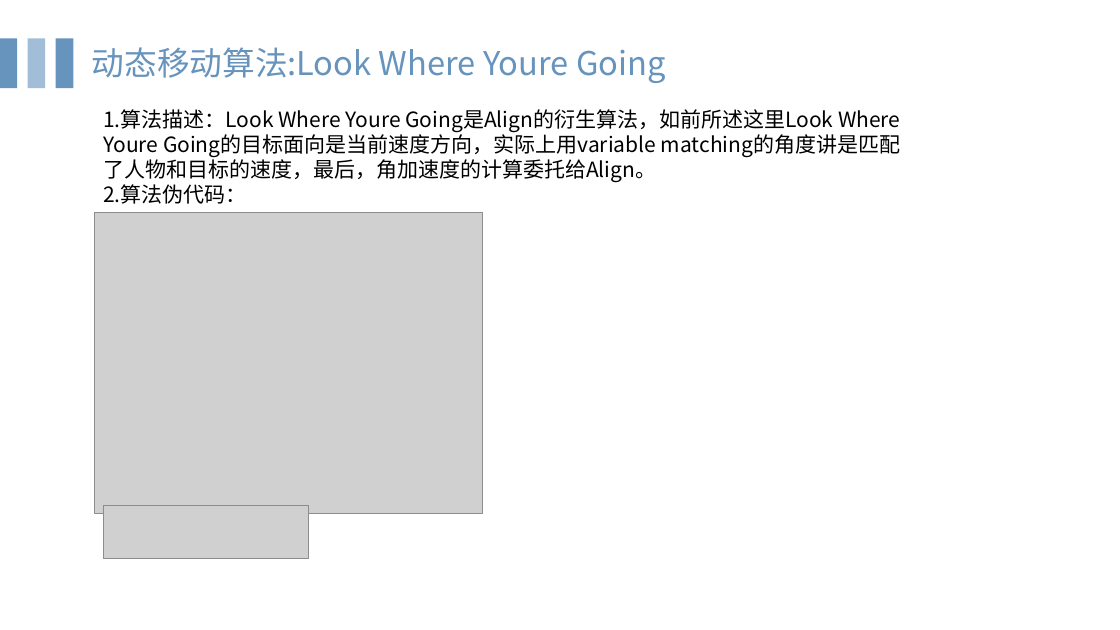
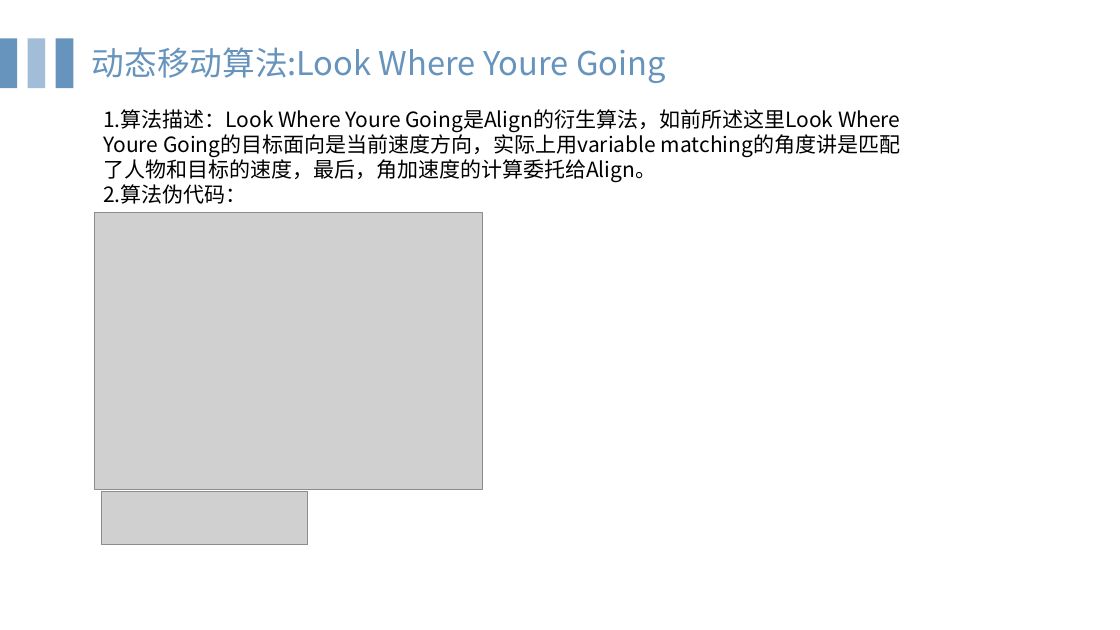
Before and after one commit to HongYD/AIForGames, a slide deck: slide 62 of MovementAI.pptx (slide 53 before the commit). Drawn at 1120x630 pixels with LibreOffice and Linux fonts; fonts in the diff are those of the drawing; grey boxes stand for pictures. Boxes give left, top, right and bottom in pixels: in the first picture for what was removed or moved away, otherwise in the second. Text is boxed around its words. In the diff, an @@ line names an element or a change of style, - is before the commit and + after.

```diff
--- a/MovementAI.pptx
+++ b/MovementAI.pptx
@@ picture: place and size @@
-picture at [95, 212, 482, 513]
+picture at [95, 212, 482, 489]
@@ picture: place and size @@
-picture at [103, 506, 308, 559]
+picture at [102, 492, 307, 545]
@@ line added from (102, 506) to (334, 506), #FFFFFF 0.5 pt @@
```
Also in this commit, not shown: 1 other slide changed, 11 slides added, 2 slides removed.
